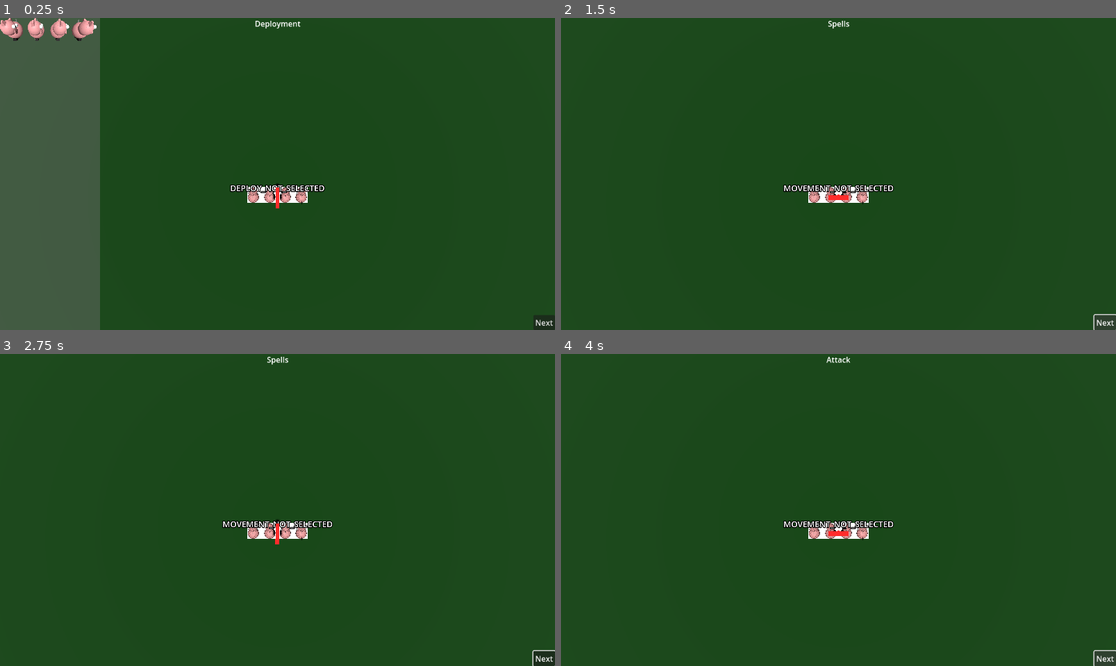
Above: before the commit, frames 1-4 (two rows, left to right).
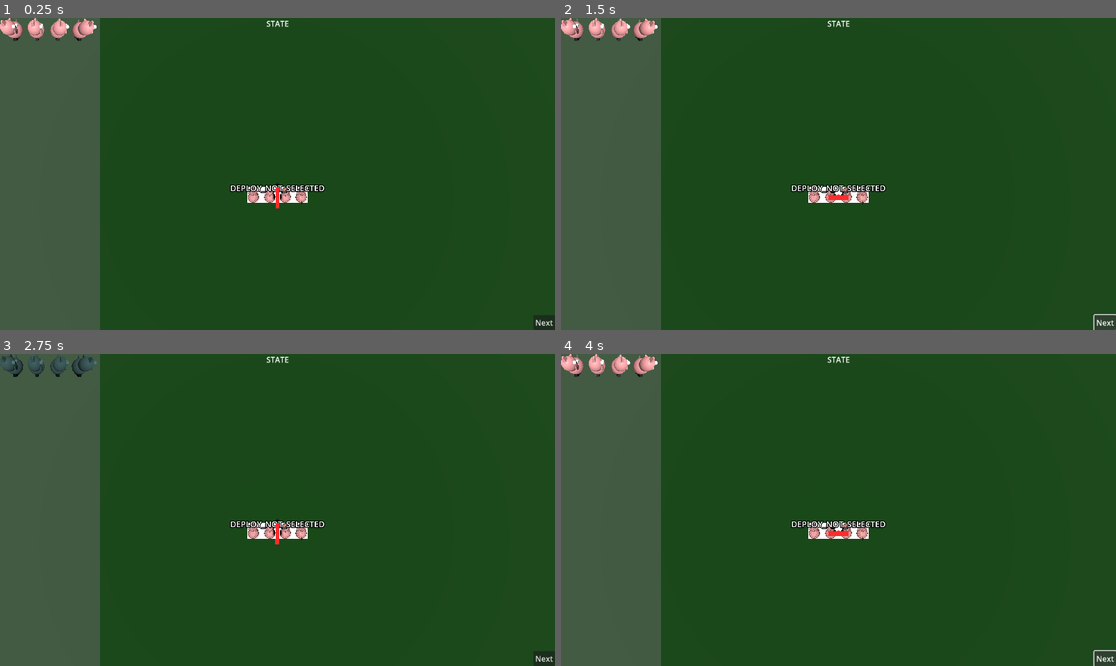
Above: after the commit, the same moments.

Repository: nestorac/farmageddon
Game: Godot game, scene res://Scenes/test_scene.tscn
Two runs of this game, one before a commit and one after it. Both use one fixed random seed, a clock stepped at 60 frames per second and the inputs below.
Inputs (mouse positions are in pixels of both pictures, inside the frame that each line leads up to):
- Up to frame 1 (0.25 s): no input
- Up to frame 2 (1.5 s): click "Next" at 0.5 s; click "Next" at 1.25 s
- Up to frame 3 (2.75 s): click (49, 366) at 2.02 s
- Up to frame 4 (4 s): click (610, 366) at 2.77 s; click "Next" at 3.5 s

The runs differ from the first frame. In frame 1, 0.1% of the frame differs, in the area x 45-55%, y 0-4%; in frame 2, 18%; in frame 3, 18%; in frame 4, 18%, in the area x 0-60%, y 0-100%.
Error after the commit: Parse Error: Identifier "DEPLOYMENTtc" not declared in the current scope. (res://Scripts/scene_manager.gd:38)

Commit message:
Now three phases.

Diff:
--- a/Scripts/Camera3D.gd
+++ b/Scripts/Camera3D.gd
@@ -37,13 +37,13 @@
 				# collider will be the node you hit
 				test_unit.position = Vector3( hit.position.x, 1, hit.position.z )
 
-		elif scene_manager.turn_state == scene_manager.MOVEMENT:
+		elif scene_manager.turn_state == scene_manager.RESOLUTION:
 			test_unit.mouse_target = hit.position
 			#print ("Mouse movement.")
 	if event.is_action_pressed("l_click"):
 		if scene_manager.turn_state == scene_manager.DEPLOYMENT:
 			print("Click on deployment.")
-		elif scene_manager.turn_state == scene_manager.MOVEMENT:
+		elif scene_manager.turn_state == scene_manager.COMMANDS:
 			var from = project_ray_origin((event.position))
 			var to = from + project_ray_normal(event.position) * distance_from_camera
 
@@ -63,13 +63,11 @@
 					var units = get_tree().get_nodes_in_group("Units")
 					for unit in units:
 						unit.unit_state = unit.MOVEMENT_NOT_SELECTED
-		elif scene_manager.turn_state == scene_manager.SPELLS:
-			print("Click on spells.")
-		elif scene_manager.turn_state == scene_manager.ATTACK:
+		elif scene_manager.turn_state == scene_manager.RESOLUTION:
 			print("Click on attack.")
 
 	if event.is_action_pressed("r_click"):
-		if scene_manager.turn_state == scene_manager.MOVEMENT:
+		if scene_manager.turn_state == scene_manager.COMMANDS:
 			if not test_unit.movement_gizmo.visible:
 				return
 			var from = project_ray_origin((event.position))
--- a/Scripts/scene_manager.gd
+++ b/Scripts/scene_manager.gd
@@ -6,7 +6,7 @@
 @onready var turn_state_label = $UI/TurnStateLabel
 @onready var ui_node = $UI
 
-enum {DEPLOYMENT, MOVEMENT, SPELLS, ATTACK}
+enum {DEPLOYMENT, COMMANDS, RESOLUTION}
 
 var turn_state = DEPLOYMENT
 
@@ -21,13 +21,11 @@
 		DEPLOYMENT:
 			turn_state_label.text = "Deployment"
 			select_units_ui.show()
-		MOVEMENT:
-			turn_state_label.text = "Movement"
+		COMMANDS:
+			turn_state_label.text = "Commands"
 			select_units_ui.hide()
-		SPELLS:
-			turn_state_label.text = "Spells"
-		ATTACK:
-			turn_state_label.text = "Attack"
+		RESOLUTION:
+			turn_state_label.text = "Resolution"
 
 
 func _process(_delta):
@@ -35,11 +33,9 @@
 
 
 func _on_next_turn_state():
-	if turn_state == ATTACK:
-		turn_state = DEPLOYMENT
-	else:
-		turn_state += 1
-	print(turn_state)
+	turn_state += 1
+	if turn_state > RESOLUTION:
+		turn_state = DEPLOYMENTtc
 
 
 func _on_unit_1_toggled(button_pressed):
